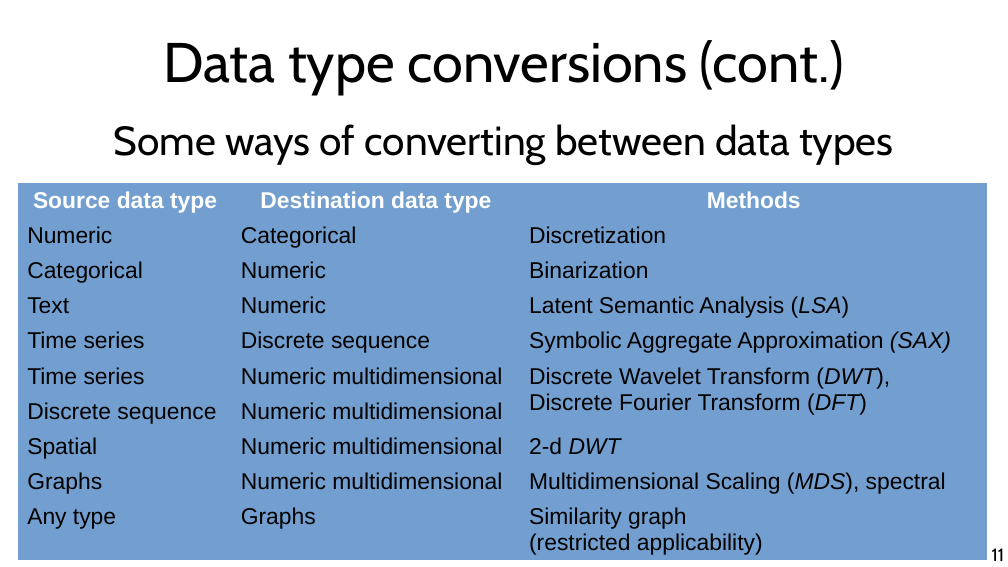
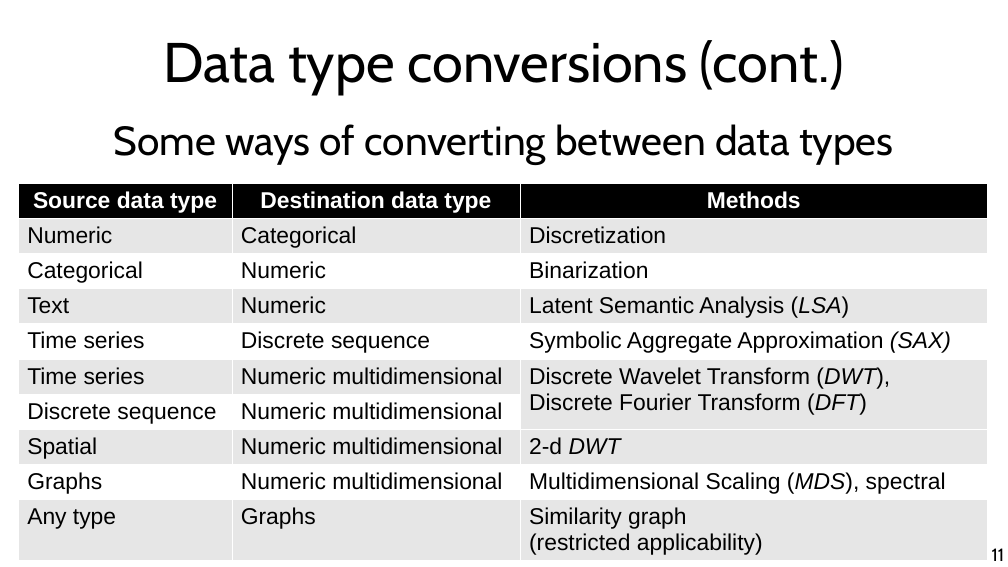
Before and after one commit to chatox/data-mining-course, a slide deck: slide 11 of theory/odp/tt03_data_types.odp. Drawn at 1008x567 pixels with LibreOffice and Linux fonts; fonts in the diff are those of the drawing. Boxes give left, top, right and bottom in pixels: in the first picture for what was removed or moved away, otherwise in the second. Text is boxed around its words. In the diff, an @@ line names an element or a change of style, - is before the commit and + after.

```diff
--- a/theory/odp/tt03_data_types.odp
+++ b/theory/odp/tt03_data_types.odp
@@ table at [18,183,988,560] @@
@@ fill #729FCF to #000000 in row 1 @@
@@ fill #729FCF to #E6E6E6 in 15 cells @@
@@ fill #729FCF to #FFFFFF in 11 cells @@
@@ borders changed @@
```
Also in this commit, not shown: 2 other slides changed, 2 other files.
